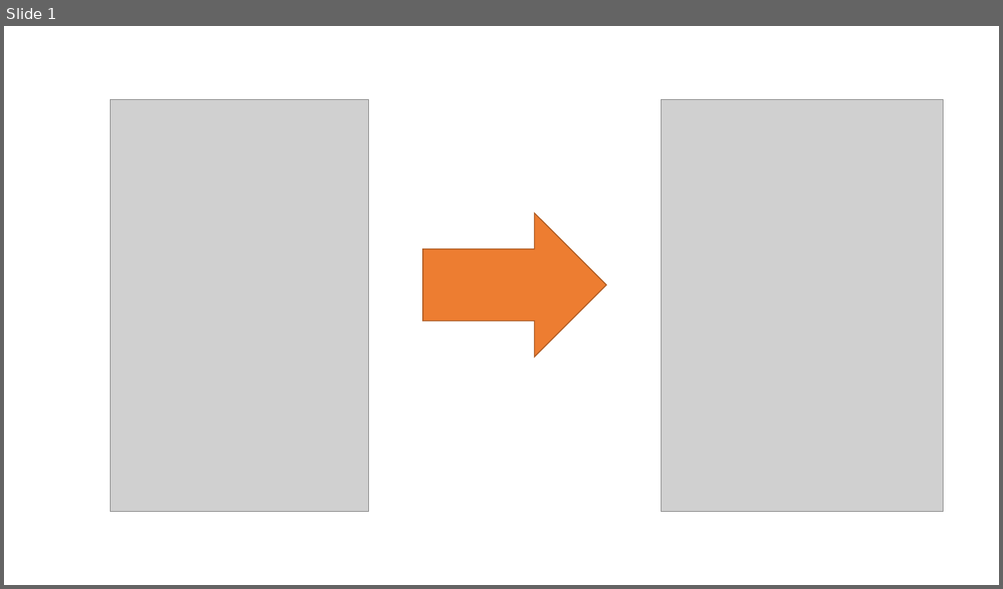
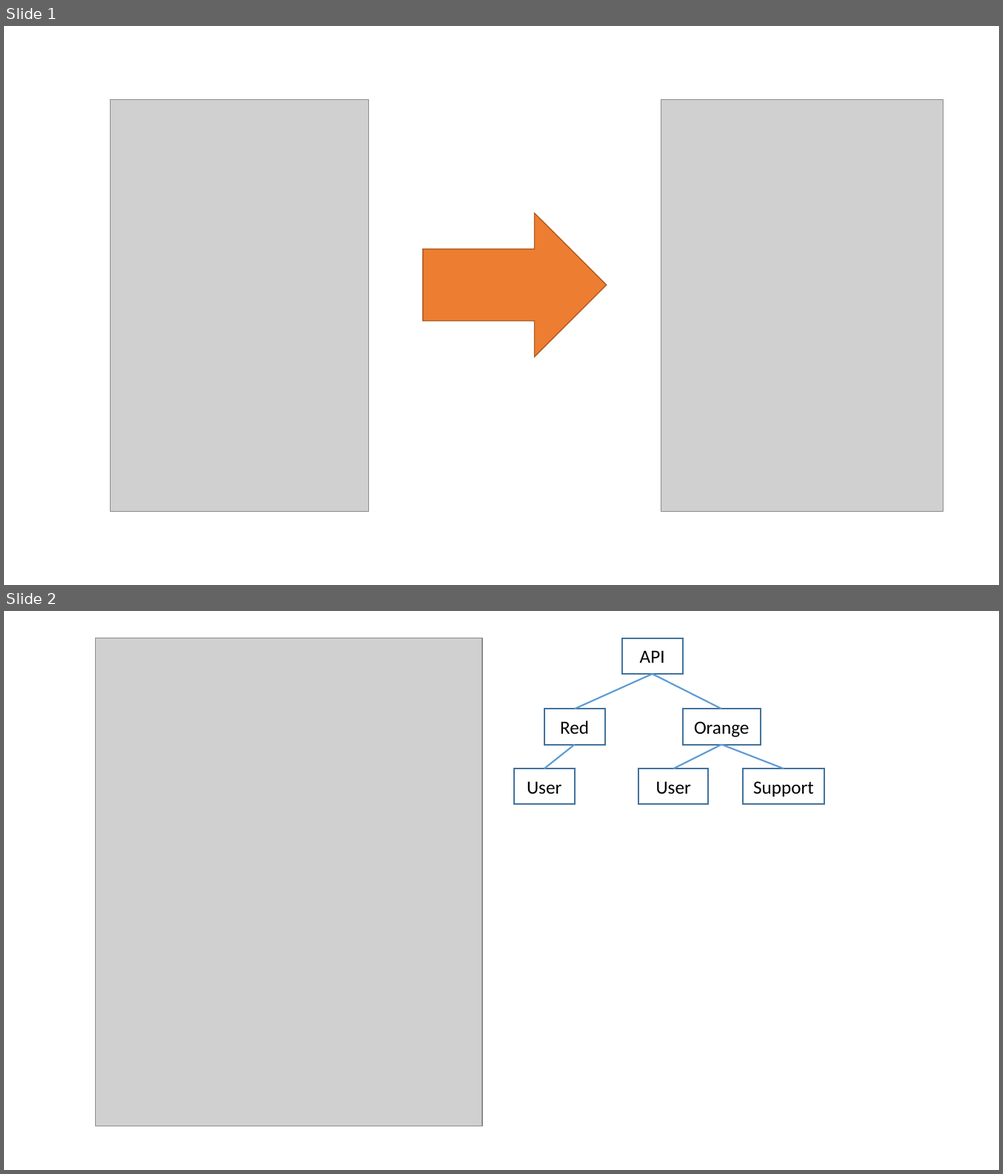
Before and after one commit to Avis20/mifi, a slide deck: My/OLD/Презентация Microsoft PowerPoint.pptx. Shown one above the other, each under a label of ours: slide 1 before the commit, slides 1 and 2 after it. The pictures are 1003x589 and 1003x1174 pixels, drawn with LibreOffice and Linux fonts; fonts in the diff are those of the drawing; grey boxes stand for pictures. Boxes give left, top, right and bottom in pixels: in the first picture for what was removed or moved away, otherwise in the second. Text is boxed around its words. In the diff, an @@ line names an element or a change of style, - is before the commit and + after.

```diff
--- a/My/OLD/Презентация Microsoft PowerPoint.pptx
+++ b/My/OLD/Презентация Microsoft PowerPoint.pptx
@@ slide 2 added at (4,611,999,1170), background #FFFFFF @@
@@ picture added at (96,638,482,1126) @@
@@ rectangle added at (622,638,683,674), outline #43739E 1.5 pt, 18 pt, text #000000 @@
+API
@@ line added from (652, 674) to (575, 709), #5B9BD5 1.5 pt @@
@@ line added from (652, 674) to (722, 709), #5B9BD5 1.5 pt @@
@@ rectangle added at (544,709,605,744), outline #43739E 1.5 pt, 18 pt, text #000000 @@
+Red
@@ rectangle added at (683,709,760,744), outline #43739E 1.5 pt, 18 pt, text #000000 @@
+Orange
@@ line added from (575, 744) to (544, 769), #5B9BD5 1.5 pt @@
@@ line added from (673, 769) to (722, 744), #5B9BD5 1.5 pt @@
@@ line added from (722, 744) to (784, 769), #5B9BD5 1.5 pt @@
@@ rectangle added at (514,769,574,804), outline #43739E 1.5 pt, 18 pt, text #000000 @@
+User
@@ rectangle added at (639,769,708,804), outline #43739E 1.5 pt, 18 pt, text #000000 @@
+User
@@ rectangle added at (743,769,825,804), outline #43739E 1.5 pt, 18 pt, text #000000 @@
+Support
```
Also in this commit, not shown: 5 other files.
